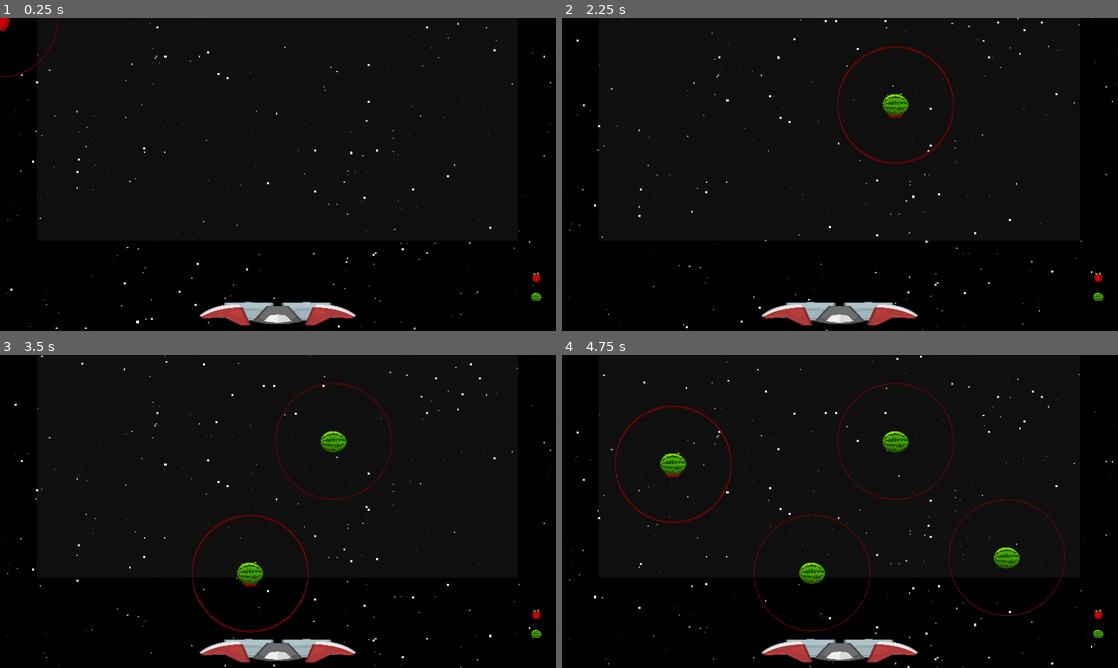
Above: before the commit, frames 1-4 (two rows, left to right).
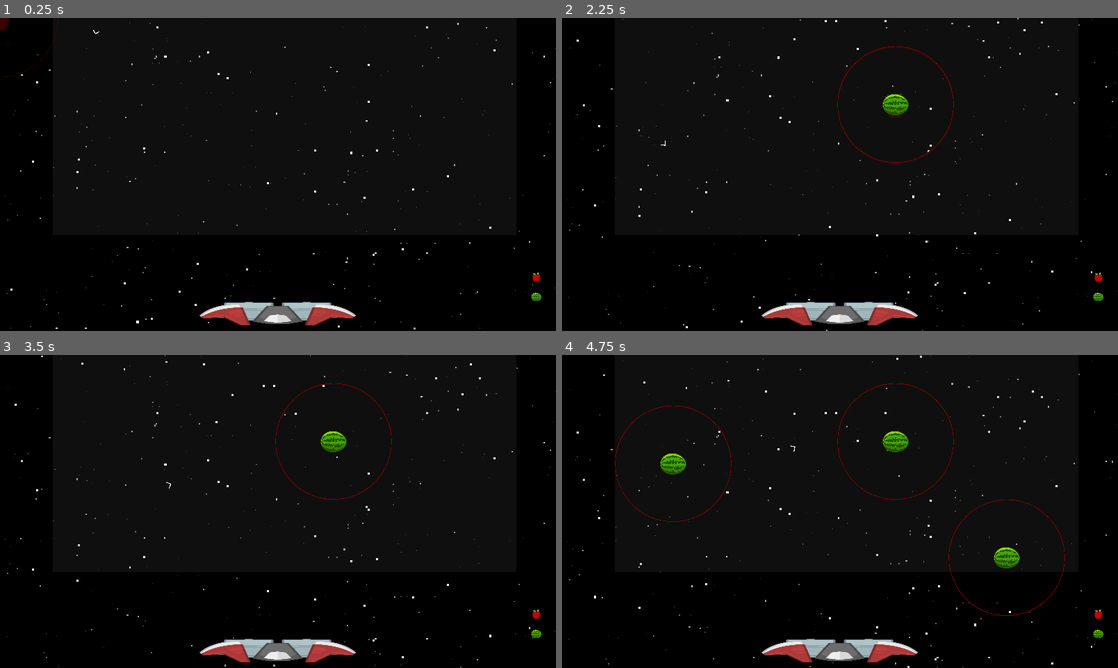
Above: after the commit, the same moments.

Repository: moby-it/cosmic-jack
Game: Godot game, scene res://scenes/main.tscn
The game is run twice, just before and just after one commit, with the same random seed, the same clock (stepped at 60 frames per second) and the same inputs.
Inputs (mouse positions are in pixels of both pictures, inside the frame that each line leads up to):
- Up to frame 1 (0.25 s): no input
- Up to frame 2 (2.25 s): move the mouse to (1101, 277) at 0.52 s; click (1101, 277) at 0.67 s; move the mouse to (1095, 296) at 1.27 s; click (1095, 296) at 1.42 s; move the mouse to (895, 105) at 2.02 s; click (895, 105) at 2.17 s
- Up to frame 3 (3.5 s): move the mouse to (250, 574) at 2.77 s; click (250, 574) at 2.92 s
- Up to frame 4 (4.75 s): move the mouse to (1006, 558) at 3.52 s; click (1006, 558) at 3.67 s; move the mouse to (673, 464) at 4.27 s; click (673, 464) at 4.42 s

The runs differ from the first frame. In frame 1, 0.1% of the frame differs, in the area x 0-18%, y 0-19%; in frame 2, 0.1%; in frame 3, 0.5%; in frame 4, 0.5%, in the area x 9-56%, y 16-89%.

Commit message:
wip card preview

Diff:
--- /dev/null
+++ b/assets/arrow-forward-simple.svg
@@ -0,0 +1,4 @@
+<?xml version="1.0" encoding="utf-8"?><!-- Uploaded to: SVG Repo, www.svgrepo.com, Generator: SVG Repo Mixer Tools -->
+<svg width="800px" height="800px" viewBox="0 0 24 24" fill="none" xmlns="http://www.w3.org/2000/svg">
+<path d="M9 20L17 12L9 4" stroke="#FFFFFF" stroke-width="2" stroke-linecap="round" stroke-linejoin="round"/>
+</svg>
--- /dev/null
+++ b/entities/choreography.tscn
@@ -0,0 +1,22 @@
+[gd_scene load_steps=4 format=3 uid="uid://dyxjwko1qxm8s"]
+
+[ext_resource type="Script" path="res://entities/path_follow_2d.gd" id="1_wmhsr"]
+[ext_resource type="PackedScene" uid="uid://cjyey20riweyl" path="res://entities/path_progress.tscn" id="2_0vygw"]
+
+[sub_resource type="Curve2D" id="Curve2D_vey3e"]
+_data = {
+"points": PackedVector2Array(0, 0, 0, 0, 0, 0, -112.176, -24.7087, 112.176, 24.7087, 42, 239, -82.1228, -68.7936, 82.1228, 68.7936, 490, 46, 25.3984, -98.9481, -25.3984, 98.9481, 474, 225, 0, 0, 0, 0, 550, 414)
+}
+point_count = 5
+
+[node name="Choreography" type="Node2D"]
+
+[node name="Path2D" type="Path2D" parent="."]
+scale = Vector2(2, 2)
+curve = SubResource("Curve2D_vey3e")
+
+[node name="PathFollow2D" type="PathFollow2D" parent="Path2D"]
+rotation = 1.39684
+script = ExtResource("1_wmhsr")
+
+[node name="PathProgress" parent="Path2D/PathFollow2D" instance=ExtResource("2_0vygw")]
--- /dev/null
+++ b/entities/path_follow_2d.gd
@@ -0,0 +1,8 @@
+extends PathFollow2D
+
+
+@export var speed = 100
+@export var density = 100
+
+func _process(delta):
+	progress += speed * delta
--- /dev/null
+++ b/entities/path_progress.tscn
@@ -0,0 +1,9 @@
+[gd_scene load_steps=2 format=3 uid="uid://cjyey20riweyl"]
+
+[ext_resource type="Texture2D" uid="uid://bf6iidurfkgnt" path="res://assets/arrow-forward-simple.svg" id="1_u0sol"]
+
+[node name="PathProgress" type="Node2D"]
+
+[node name="Sprite2D" type="Sprite2D" parent="."]
+scale = Vector2(0.02, 0.02)
+texture = ExtResource("1_u0sol")
--- a/scenes/main.gd
+++ b/scenes/main.gd
@@ -10,6 +10,7 @@
 # Called when the node enters the scene tree for the first time.
 func _ready() -> void:
 	active_fruit_scn = apple_scn.instantiate()
+	active_fruit_scn.modulate.a = 0.3
 	self.add_child(active_fruit_scn)
 	pass # Replace with function body.
 
@@ -31,12 +32,13 @@
 	self.add_child(scn)
 
 func create_fruit_scn() -> Node:
+	var scn
 	match active_fruit:
 		0:
-			return apple_scn.instantiate()
+			scn =  apple_scn.instantiate()
 		1:
-			return watermelon_scn.instantiate()
-	return
+			scn =  watermelon_scn.instantiate()
+	return scn
 
 func _on_hud_fruit_selected(f: int) -> void:
 	active_fruit = f
@@ -46,6 +48,7 @@
 func _on_play_area_mouse_entered() -> void:
 	if not is_instance_valid(active_fruit_scn):
 		active_fruit_scn = create_fruit_scn()
+		active_fruit_scn.modulate.a = 0.3
 		self.add_child(active_fruit_scn)
 	pass # Replace with function body.
 
--- a/scenes/main.tscn
+++ b/scenes/main.tscn
@@ -1,9 +1,10 @@
-[gd_scene load_steps=5 format=3 uid="uid://b1i44l6vbgk6c"]
+[gd_scene load_steps=6 format=3 uid="uid://b1i44l6vbgk6c"]
 
 [ext_resource type="Script" path="res://scenes/main.gd" id="1_w06hk"]
 [ext_resource type="PackedScene" uid="uid://13dothaq8nub" path="res://entities/ship.tscn" id="3_61vle"]
 [ext_resource type="PackedScene" uid="uid://dcpxt7vufytv5" path="res://entities/background/background.tscn" id="3_qsmjo"]
 [ext_resource type="PackedScene" uid="uid://kg6eh17l30iv" path="res://entities/hud.tscn" id="5_umtyr"]
+[ext_resource type="PackedScene" uid="uid://dyxjwko1qxm8s" path="res://entities/choreography.tscn" id="5_vx7f3"]
 
 [node name="Main" type="Node2D"]
 script = ExtResource("1_w06hk")
@@ -16,6 +17,10 @@
 scale = Vector2(0.8, 0.8)
 anchor_mode = 0
 
+[node name="Choreography" parent="." instance=ExtResource("5_vx7f3")]
+z_index = 5
+position = Vector2(345, 0)
+
 [node name="Ship" parent="." instance=ExtResource("3_61vle")]
 position = Vector2(960, 1020)
 
@@ -24,9 +29,9 @@
 
 [node name="play_area" type="ColorRect" parent="."]
 z_index = -1
-offset_left = 128.0
-offset_right = 1787.0
-offset_bottom = 767.0
+offset_left = 183.0
+offset_right = 1783.0
+offset_bottom = 750.0
 color = Color(1, 1, 1, 0.0588235)
 
 [connection signal="fruit_selected" from="Hud" to="." method="_on_hud_fruit_selected"]
Not shown, added: assets/arrow-forward-simple.svg.import
